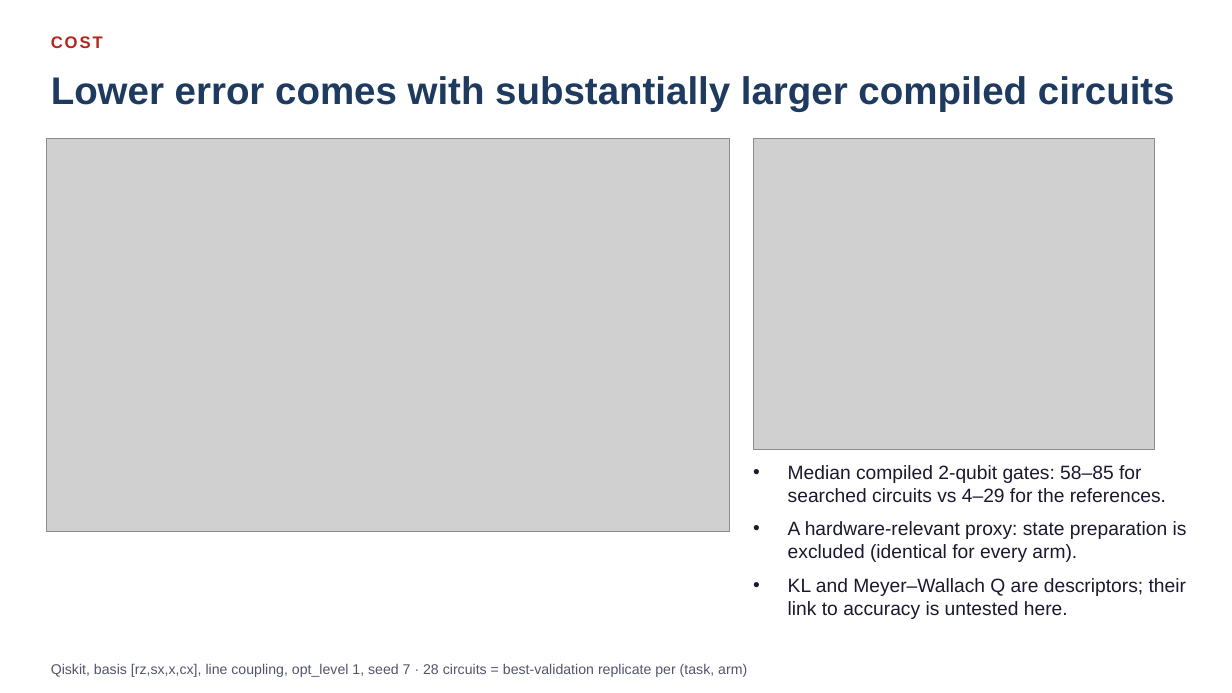
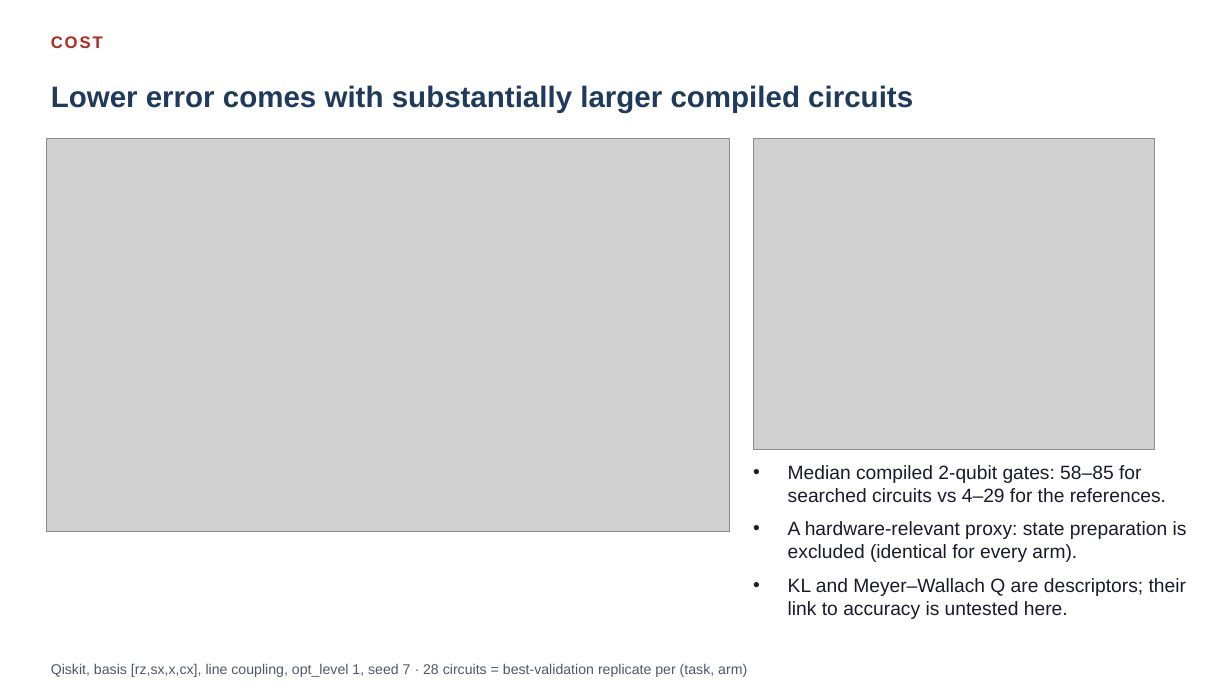
Before and after one commit to dorakingx/llm-vqc, a slide deck: slide 9 of docs/presentation/bench_v2_weekly_revised/20260731_GSoC_revised.pptx. Drawn at 1232x693 pixels with LibreOffice and Linux fonts; fonts in the diff are those of the drawing; grey boxes stand for pictures. Boxes give left, top, right and bottom in pixels: in the first picture for what was removed or moved away, otherwise in the second. Text is boxed around its words. In the diff, an @@ line names an element or a change of style, - is before the commit and + after.

```diff
--- a/docs/presentation/bench_v2_weekly_revised/20260731_GSoC_revised.pptx
+++ b/docs/presentation/bench_v2_weekly_revised/20260731_GSoC_revised.pptx
@@ text "Lower error comes with substantially ..." at <box>51,85,913,113</box>: size 30 to 23 pt @@
```
Also in this commit, not shown: 12 other slides changed, 46 other files.
